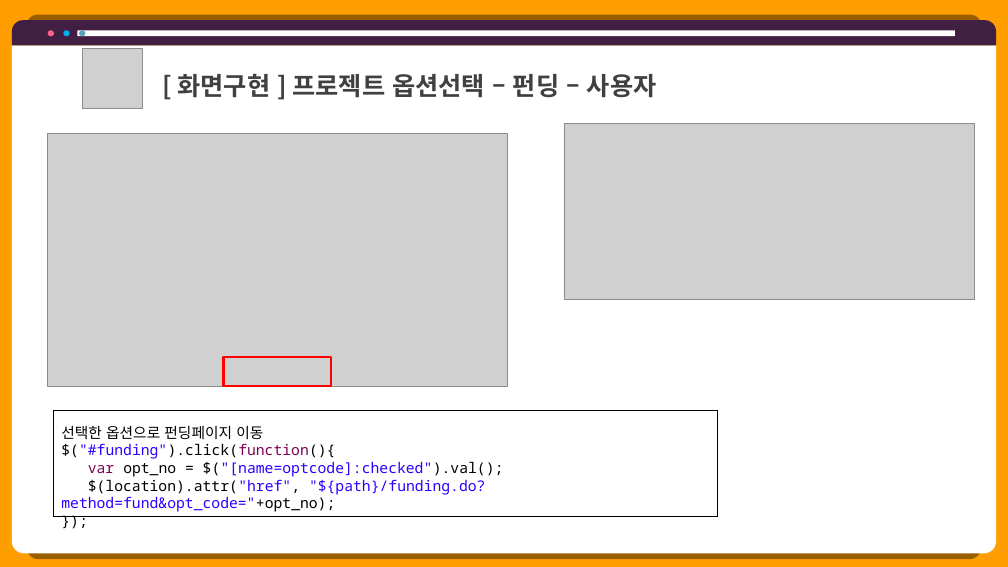
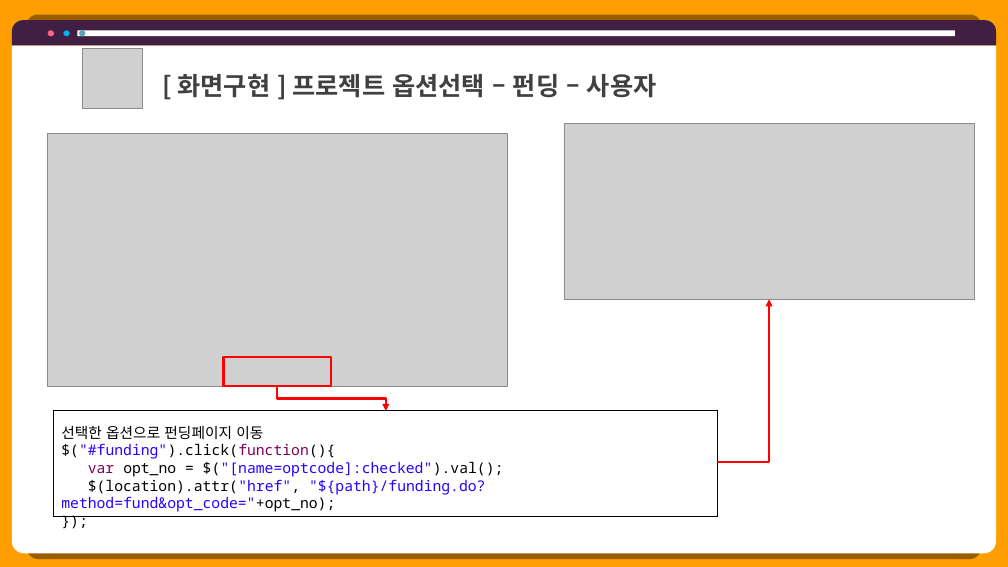
Before and after one commit to hhsw07/ezen-academy-projects, a slide deck: slide 5 of 0 발표용 파워포인트/0529 4차발표/0529 project06 - 파워포인트 - 민기.pptx. Drawn at 1008x567 pixels with LibreOffice and Linux fonts; fonts in the diff are those of the drawing; grey boxes stand for pictures. Boxes give left, top, right and bottom in pixels: in the first picture for what was removed or moved away, otherwise in the second. Text is boxed around its words. In the diff, an @@ line names an element or a change of style, - is before the commit and + after.

```diff
--- a/0 발표용 파워포인트/0529 4차발표/0529 project06 - 파워포인트 - 민기.pptx
+++ b/0 발표용 파워포인트/0529 4차발표/0529 project06 - 파워포인트 - 민기.pptx
@@ elbow arrow added from (718, 464) to (769, 299), #FF0000 2.25 pt @@
@@ elbow arrow added from (278, 386) to (386, 411), #FF0000 2.25 pt @@
```
Also in this commit, not shown: 2 other slides changed.
